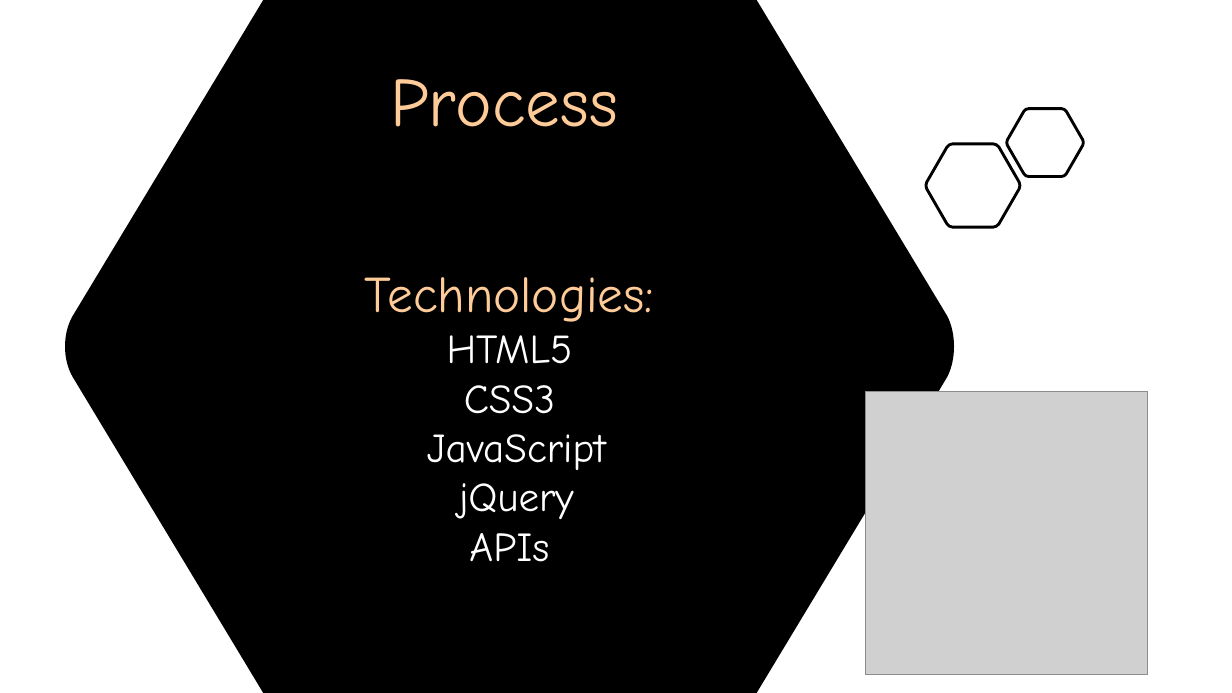
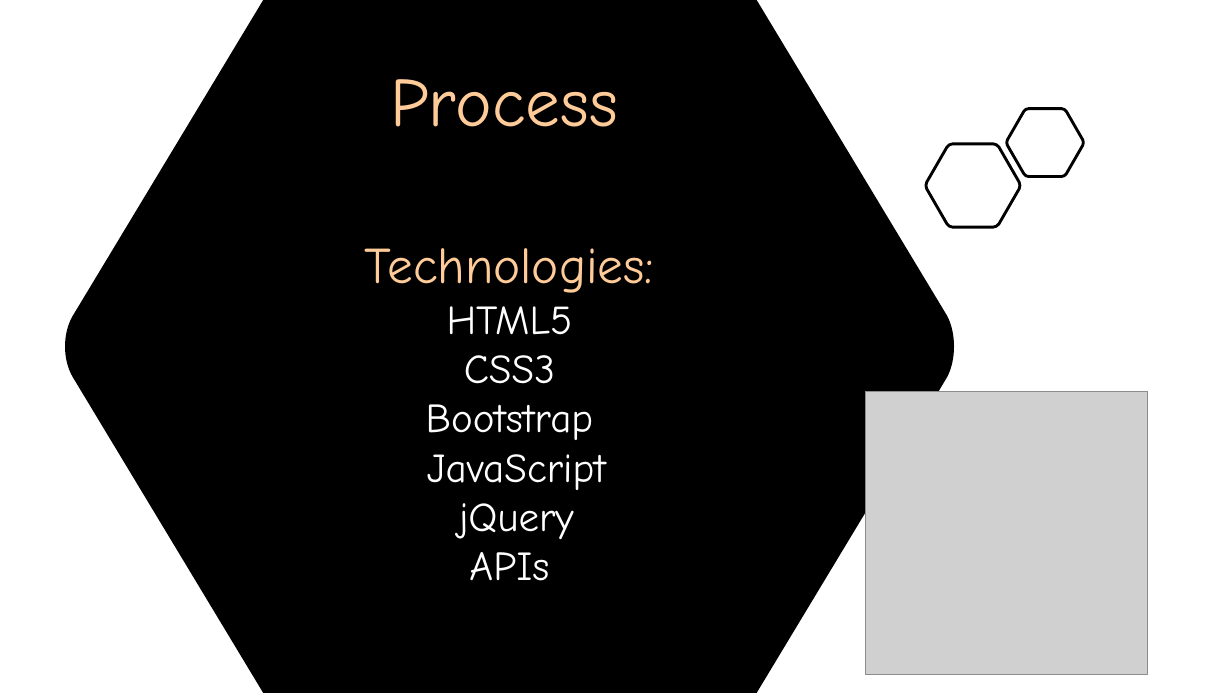
Before and after one commit to ChristineClemens/DashboardApplication, a slide deck: slide 6 of nutShell Presentation Slides.pptx. Drawn at 1232x693 pixels with LibreOffice and Linux fonts; fonts in the diff are those of the drawing; grey boxes stand for pictures. Boxes give left, top, right and bottom in pixels: in the first picture for what was removed or moved away, otherwise in the second. Text is boxed around its words. In the diff, an @@ line names an element or a change of style, - is before the commit and + after.

```diff
--- a/nutShell Presentation Slides.pptx
+++ b/nutShell Presentation Slides.pptx
@@ text "Technologies:": place and size @@
-text "Technologies:" at bbox=[365, 277, 654, 562]
+text "Technologies:" at bbox=[365, 248, 654, 581]
@@ text at bbox=[426, 404, 594, 440]: paragraph added @@
+Bootstrap
```
Also in this commit, not shown: 2 other files.
